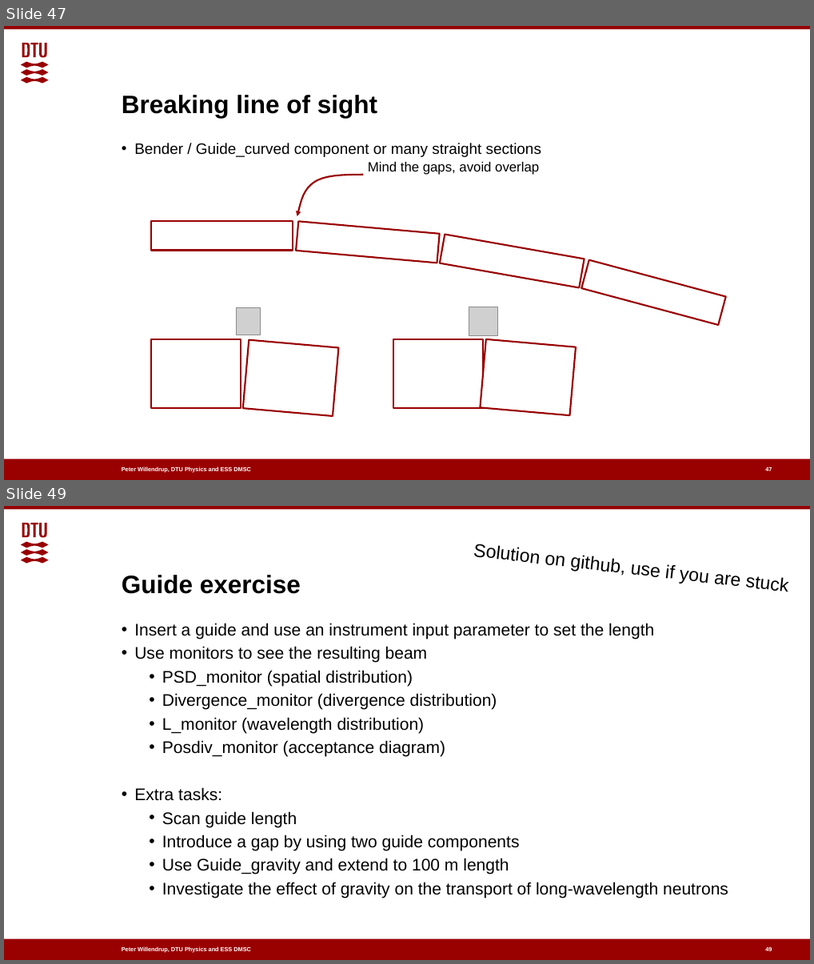
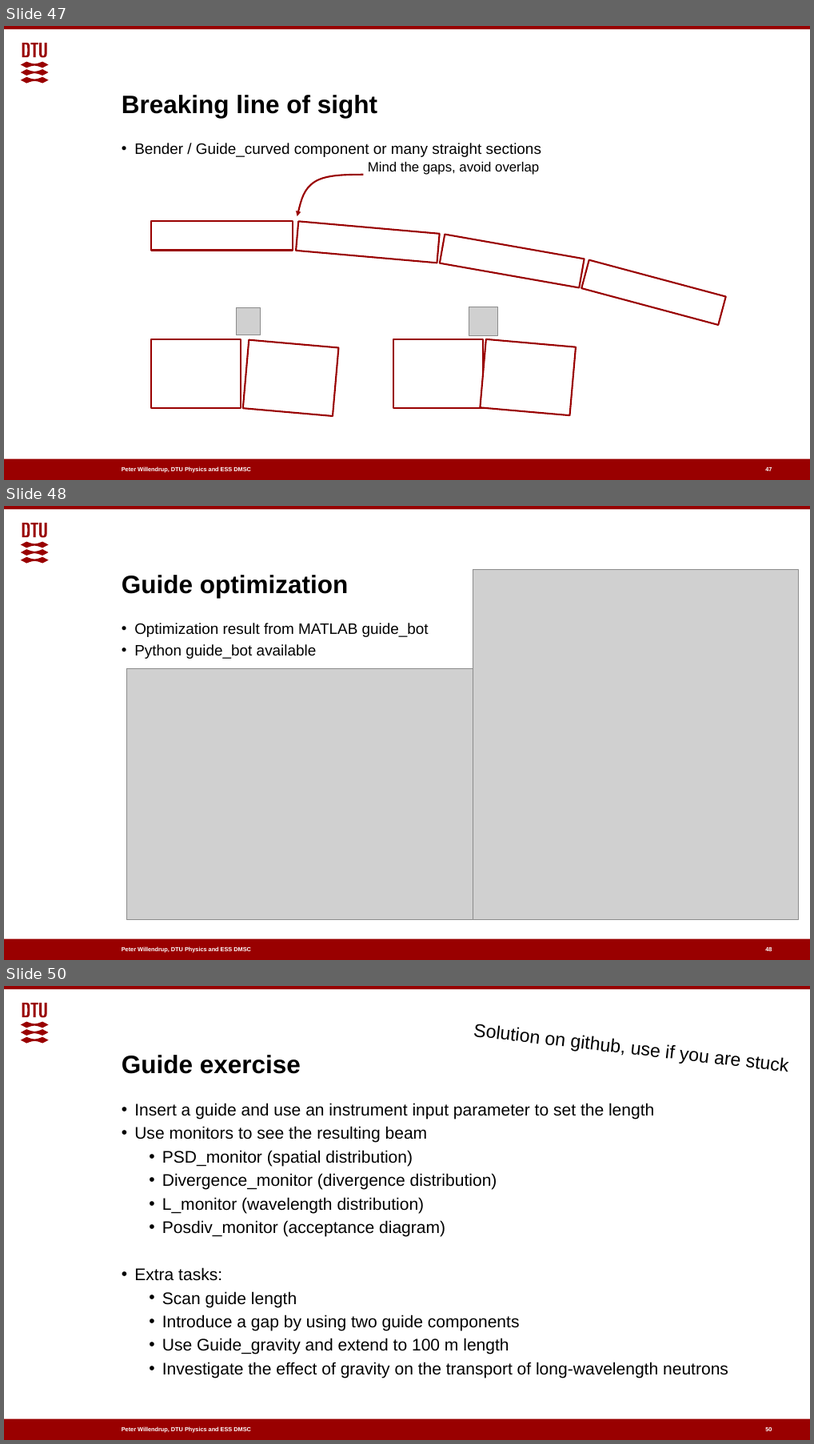
Before and after one commit to McStasMcXtrace/Schools, a slide deck: ESS_March_2022_IDS_Scipp_McStas_intro/Day1_Wednesday_March_16th/03_Neutron_guides/Guides_and_gravity.pptx. Shown one above the other, each under a label of ours: slides 47 and 49 before the commit, slides 47, 48 and 50 after it; the slides between them are not shown. The pictures are 814x964 and 814x1444 pixels, drawn with LibreOffice and Linux fonts; fonts in the diff are those of the drawing; grey boxes stand for pictures; background and template pictures are left out. Boxes give left, top, right and bottom in pixels: in the first picture for what was removed or moved away, otherwise in the second. Text is boxed around its words. In the diff, an @@ line names an element or a change of style, - is before the commit and + after.

Commit message:
Updates from Mads.
Changed slides for Guides, keynote, pptx and pdf format.

Added slides for McStasScript along with README.

```diff
--- a/ESS_March_2022_IDS_Scipp_McStas_intro/Day1_Wednesday_March_16th/03_Neutron_guides/Guides_and_gravity.pptx
+++ b/ESS_March_2022_IDS_Scipp_McStas_intro/Day1_Wednesday_March_16th/03_Neutron_guides/Guides_and_gravity.pptx
@@ slide 48 added at (4,506,810,960), background #FFFFFF; not listed: 4 template elements that a slide beside it also shows @@
@@ title added at (122,575,348,598), 30 pt, text #000000, bold @@
+Guide optimization
@@ picture added at (473,569,799,920) @@
@@ text added at (134,623,429,659), 18 pt, text #000000 @@
+• Optimization result from MATLAB guide_bot
+• Python guide_bot available
@@ picture added at (127,669,479,920) @@
@@ page number added at (766,947,772,953), 7 pt, text #FFFFFF, bold @@
+48
@@ what was slide 49 is now slide 50 @@
@@ page number at (766,1427,772,1433): text changed @@
-49
+50
```
Also in this commit, not shown: 42 slides changed, 1 other slide added, 1 slide removed, 7 other files.
